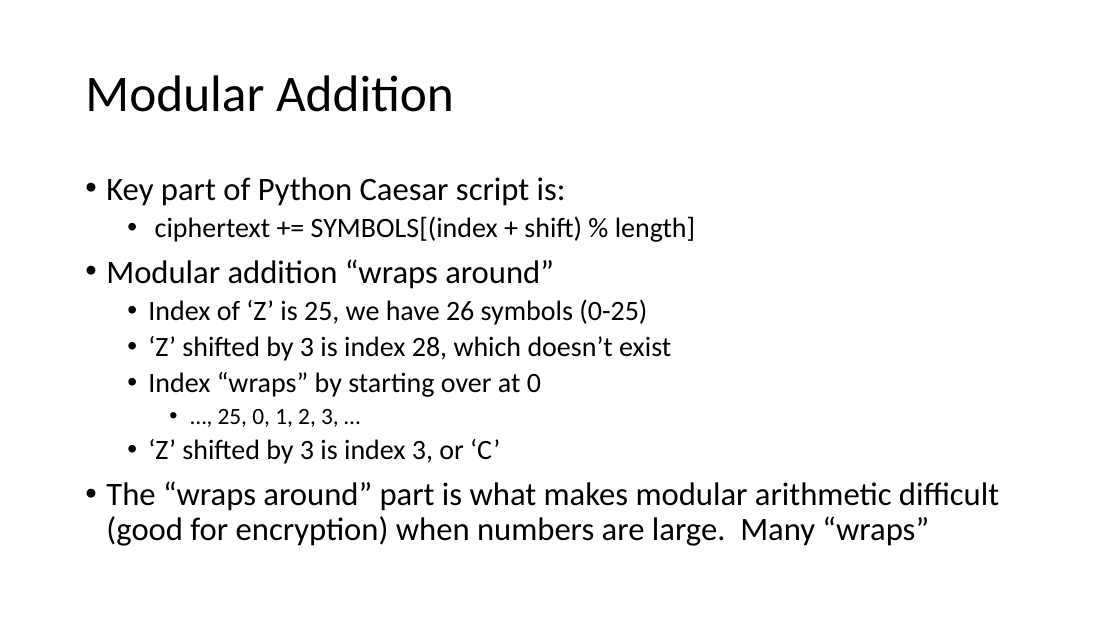
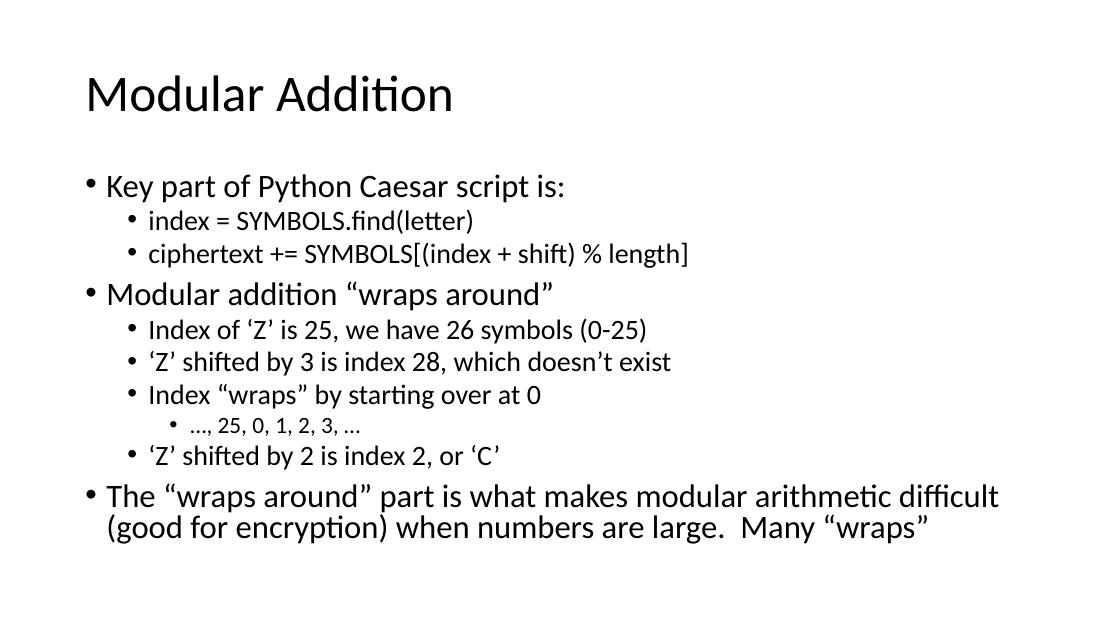
Before and after one commit to john-r2/CyberSec-Modules, a slide deck: slide 4 of 5.Crypto/less math slides/Cryptology2-Classic-Modular-Arith.pptx. Drawn at 1120x630 pixels with LibreOffice and Linux fonts; fonts in the diff are those of the drawing. Boxes give left, top, right and bottom in pixels: in the first picture for what was removed or moved away, otherwise in the second. Text is boxed around its words. In the diff, an @@ line names an element or a change of style, - is before the commit and + after.

```diff
--- a/5.Crypto/less math slides/Cryptology2-Classic-Modular-Arith.pptx
+++ b/5.Crypto/less math slides/Cryptology2-Classic-Modular-Arith.pptx
@@ text at bbox=[106, 174, 999, 544]: line spacing 0.9 to 0.8 @@
@@ text at bbox=[148, 209, 474, 234]: paragraph added @@
+  • index = SYMBOLS.find(letter)
@@ text at bbox=[148, 445, 500, 470]: text changed @@
-  • ‘Z’ shifted by 3 is index 3, or ‘C’
+  • ‘Z’ shifted by 2 is index 2, or ‘C’
```
Also in this commit, not shown: 51 other files.
